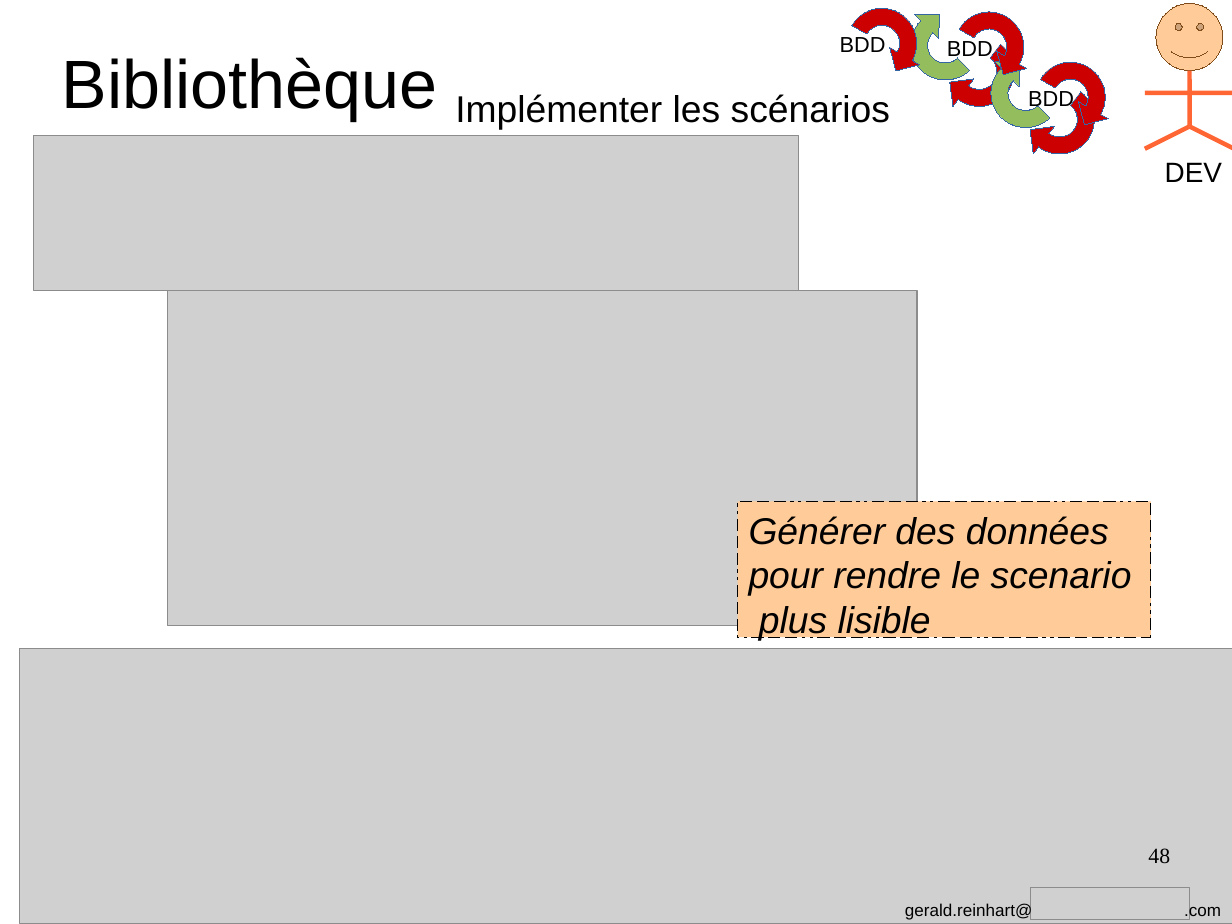
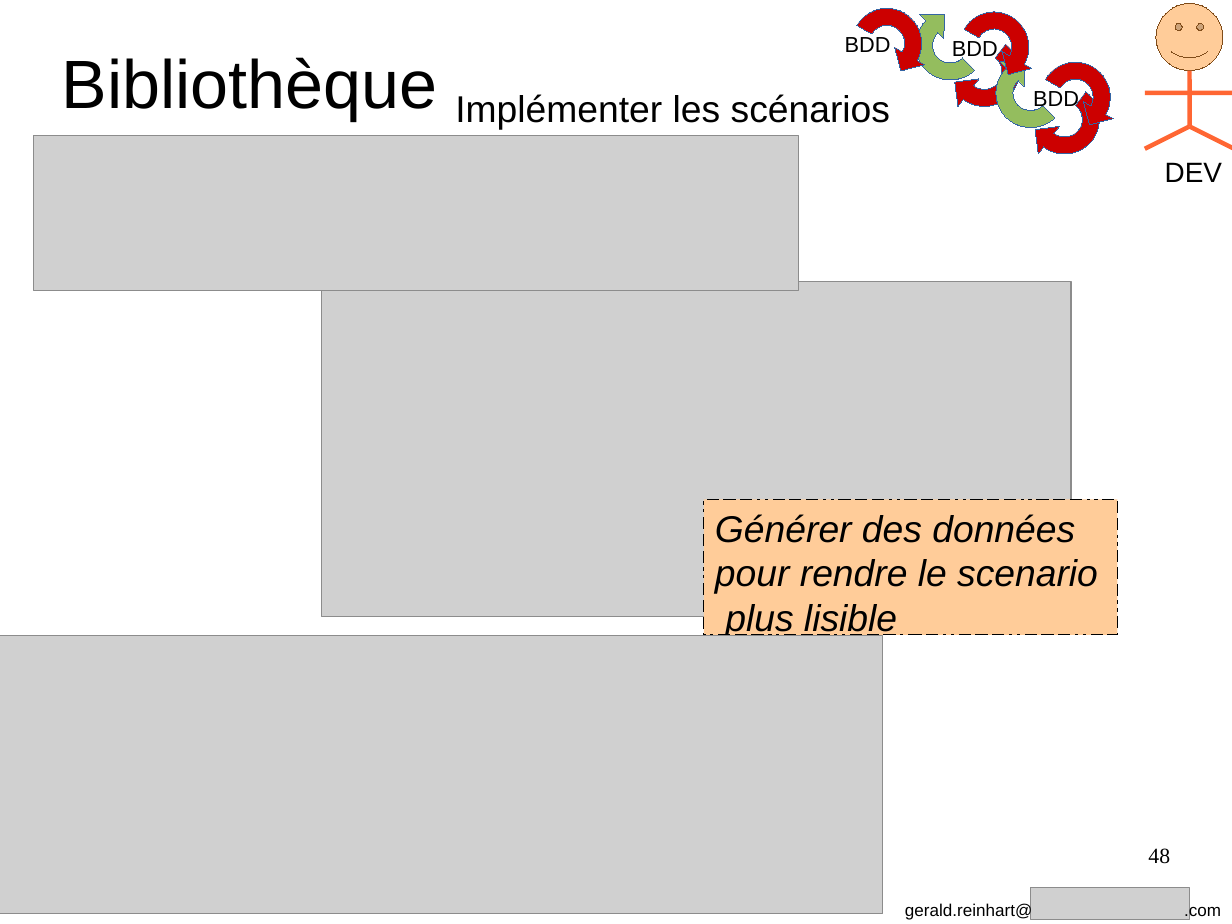
Before and after one commit to GeReinhart/dojo-bdd-library-ws-java, a slide deck: slide 48 of doc/BDD_presentation_agile_grenoble_2016.odp. Drawn at 1232x924 pixels with LibreOffice and Linux fonts; fonts in the diff are those of the drawing; grey boxes stand for pictures. Boxes give left, top, right and bottom in pixels: in the first picture for what was removed or moved away, otherwise in the second. Text is boxed around its words. In the diff, an @@ line names an element or a change of style, - is before the commit and + after.

```diff
--- a/doc/BDD_presentation_agile_grenoble_2016.odp
+++ b/doc/BDD_presentation_agile_grenoble_2016.odp
@@ 7 freeform shapes, 3 texts: place and size @@
-7 freeform shapes, 3 texts at (835,0,1118,168)
+7 freeform shapes, 3 texts at (840,0,1123,168)
@@ picture: place and size @@
-picture at (168,291,918,626)
+picture at (322,282,1072,617)
@@ rectangle "Générer des données pour rendre ...": place and size @@
-rectangle "Générer des données pour rendre ..." at (738,502,1152,637)
+rectangle "Générer des données pour rendre ..." at (704,500,1118,635)
@@ picture: place and size @@
-picture at (20,648,1232,923)
+picture at (0,636,884,914)
```
Also in this commit, not shown: 5 other slides changed, 2 slides added, 1 slide removed, 6 other files.
